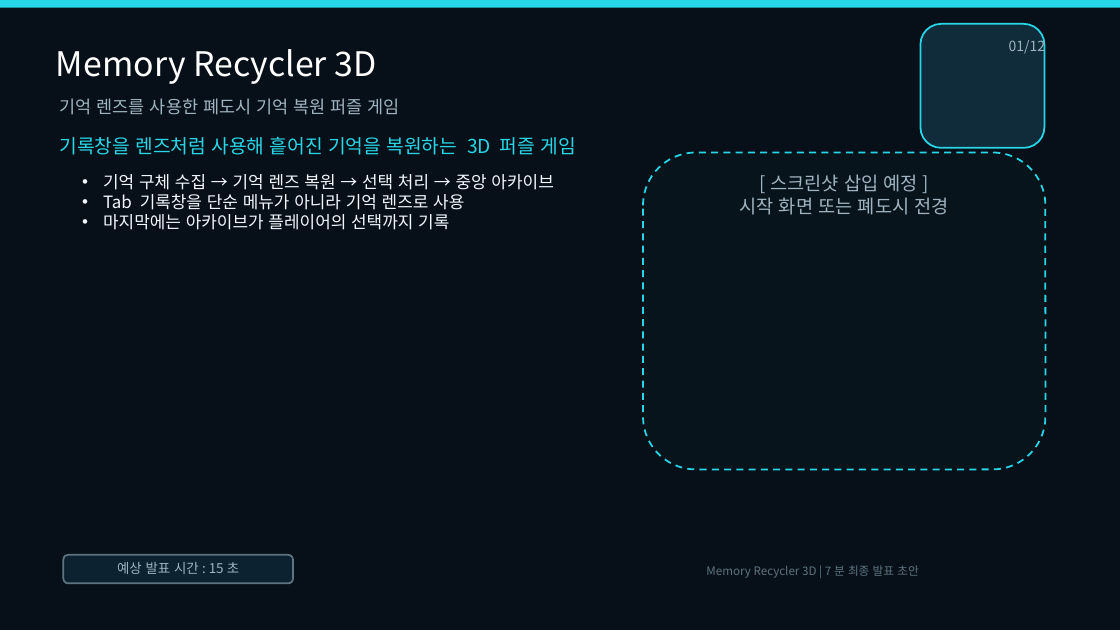
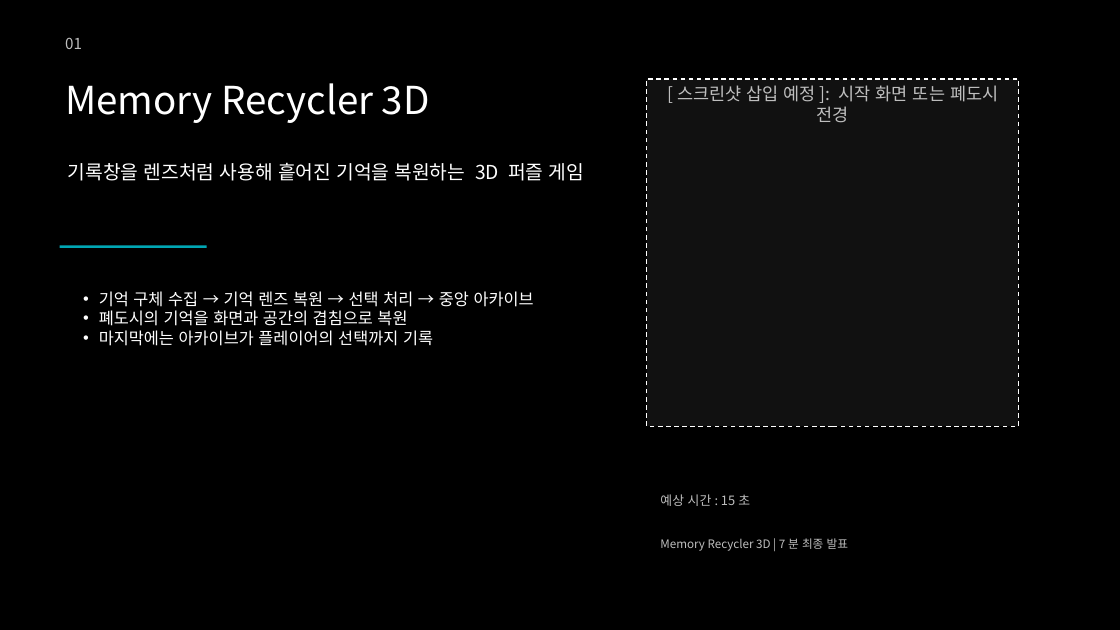
Before and after one commit to wodnd0403/memory_recycler, a slide deck: slide 1 of Docs/MemoryRecycler3D_Final_Presentation.pptx. Drawn at 1120x630 pixels with LibreOffice and Linux fonts; fonts in the diff are those of the drawing. Boxes give left, top, right and bottom in pixels: in the first picture for what was removed or moved away, otherwise in the second. Text is boxed around its words. In the diff, an @@ line names an element or a change of style, - is before the commit and + after.

Commit message:
fix: 템플릿 기반 최종 발표 PPT 한글 정상화

```diff
--- a/Docs/MemoryRecycler3D_Final_Presentation.pptx
+++ b/Docs/MemoryRecycler3D_Final_Presentation.pptx
@@ rectangle at <box>0,0,1120,630</box>: fill #071018 to #000000 @@
@@ rectangle removed at <box>0,0,1120,8</box> @@
@@ rounded rectangle removed at <box>921,24,1045,148</box> @@
@@ text at <box>65,37,82,49</box>: text changed; size 12 to 13 pt; text colour #9FB4C0 to #BEBEBE @@
-01/12
+01
@@ text "Memory Recycler 3D": place and size @@
-text "Memory Recycler 3D" at <box>56,49,377,84</box>
+text "Memory Recycler 3D" at <box>65,83,430,123</box>
@@ text "Memory Recycler 3D" at <box>65,83,430,123</box>: size 29 to 33 pt @@
@@ rectangle "[스크린샷 삽입 예정]: 시작 화면 ...": place and size @@
-rectangle "[스크린샷 삽입 예정]: 시작 화면 ..." at <box>644,153,1046,470</box>
+rectangle "[스크린샷 삽입 예정]: 시작 화면 ..." at <box>647,79,1019,426</box>
@@ rectangle "[스크린샷 삽입 예정]: 시작 화면 ..." at <box>647,79,1019,426</box>: rounded rectangle to rectangle; fill #08141B to #111111; outline #27D7E7 1.5 pt dashed to #FFFFFF 1 pt dashed @@
@@ text in rectangle at <box>677,85,998,123</box>: text changed; size 16 to 15 pt; text colour #9FB4C0 to #BEBEBE @@
-[스크린샷 삽입 예정]
-시작 화면 또는 폐도시 전경
+[스크린샷 삽입 예정]: 시작 화면 또는 폐도시 전경
@@ text removed at <box>60,98,400,115</box> @@
-기억 렌즈를 사용한 폐도시 기억 복원 퍼즐 게임
@@ text "기록창을 렌즈처럼 사용해 흩어진 기억을 ...": place and size @@
-text "기록창을 렌즈처럼 사용해 흩어진 기억을 ..." at <box>60,137,575,155</box>
+text "기록창을 렌즈처럼 사용해 흩어진 기억을 ..." at <box>68,162,584,181</box>
@@ text "기록창을 렌즈처럼 사용해 흩어진 기억을 ..." at <box>68,162,584,181</box>: text colour #27D7E7 to #FFFFFF @@
@@ rectangle added at <box>60,245,207,248</box>, fill #00A6B4 @@
@@ text "기억 구체 수집 → 기억 ...": place and size @@
-text "기억 구체 수집 → 기억 ..." at <box>103,174,553,230</box>
+text "기억 구체 수집 → 기억 ..." at <box>99,291,534,346</box>
@@ text at <box>99,291,534,346</box>: size 14.5 to 14 pt, text colour #F2F8FF to #FFFFFF in "기억 구체 수집 → 기억 렌즈 복원 ...", "마지막에는 아카이브가 플레이어의 선택까지 기록"; indent changed @@
@@ text at <box>99,310,407,326</box>: text changed; size 14.5 to 14 pt; text colour #F2F8FF to #FFFFFF @@
-• Tab 기록창을 단순 메뉴가 아니라 기억 렌즈로 사용
+• 폐도시의 기억을 화면과 공간의 겹침으로 복원
@@ text "예상 시간: 15초": place and size @@
-text "예상 시간: 15초" at <box>63,555,292,584</box>
+text "예상 시간: 15초" at <box>660,494,712,506</box>
@@ text "예상 시간: 15초" at <box>660,494,712,506</box>: fill #0D2230 to none; outline #5D7480 1.5 pt to none @@
@@ text at <box>660,494,712,506</box>: text changed; size 11.5 to 11 pt; text colour #9FB4C0 to #BEBEBE @@
-예상 발표 시간: 15초
+예상 시간: 15초
@@ text at <box>660,538,848,551</box>: text changed; text colour #5D7480 to #BEBEBE @@
-Memory Recycler 3D | 7분 최종 발표 초안
+Memory Recycler 3D | 7분 최종 발표
```
Also in this commit, not shown: 11 other slides changed, 2 other files.
